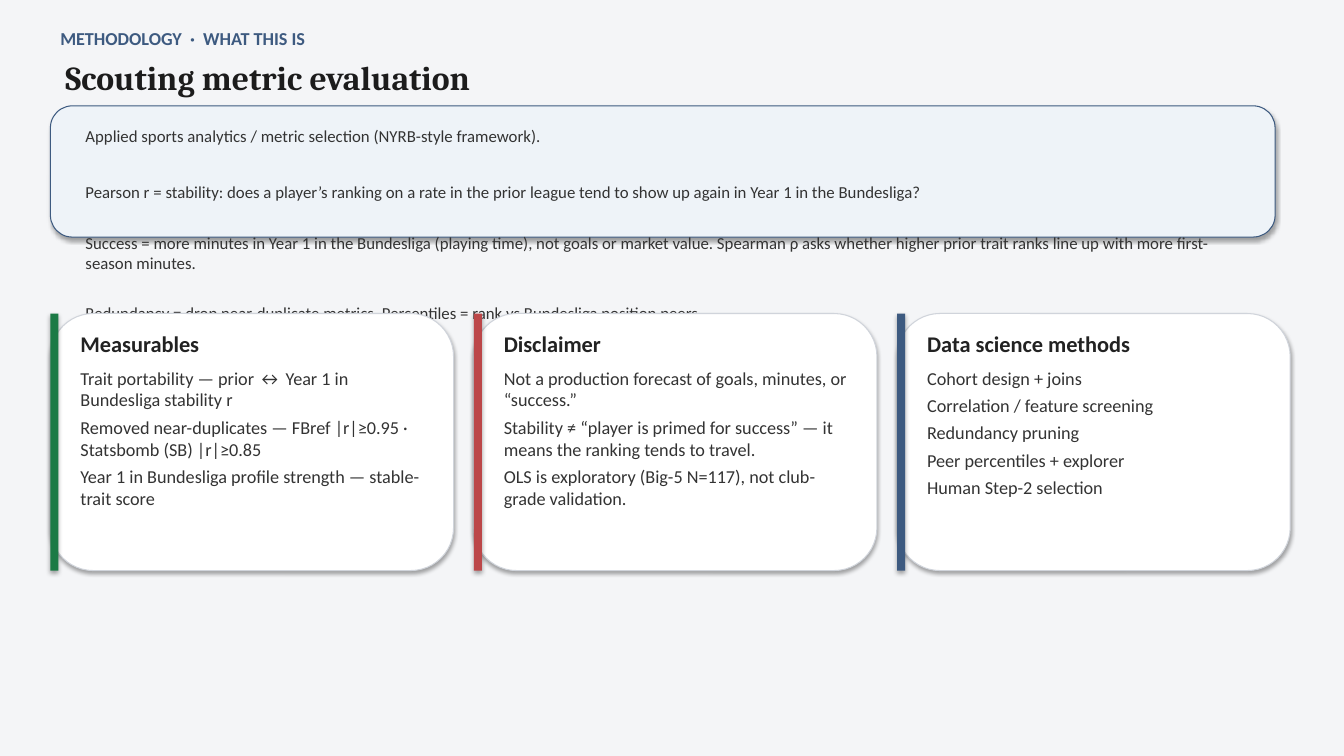
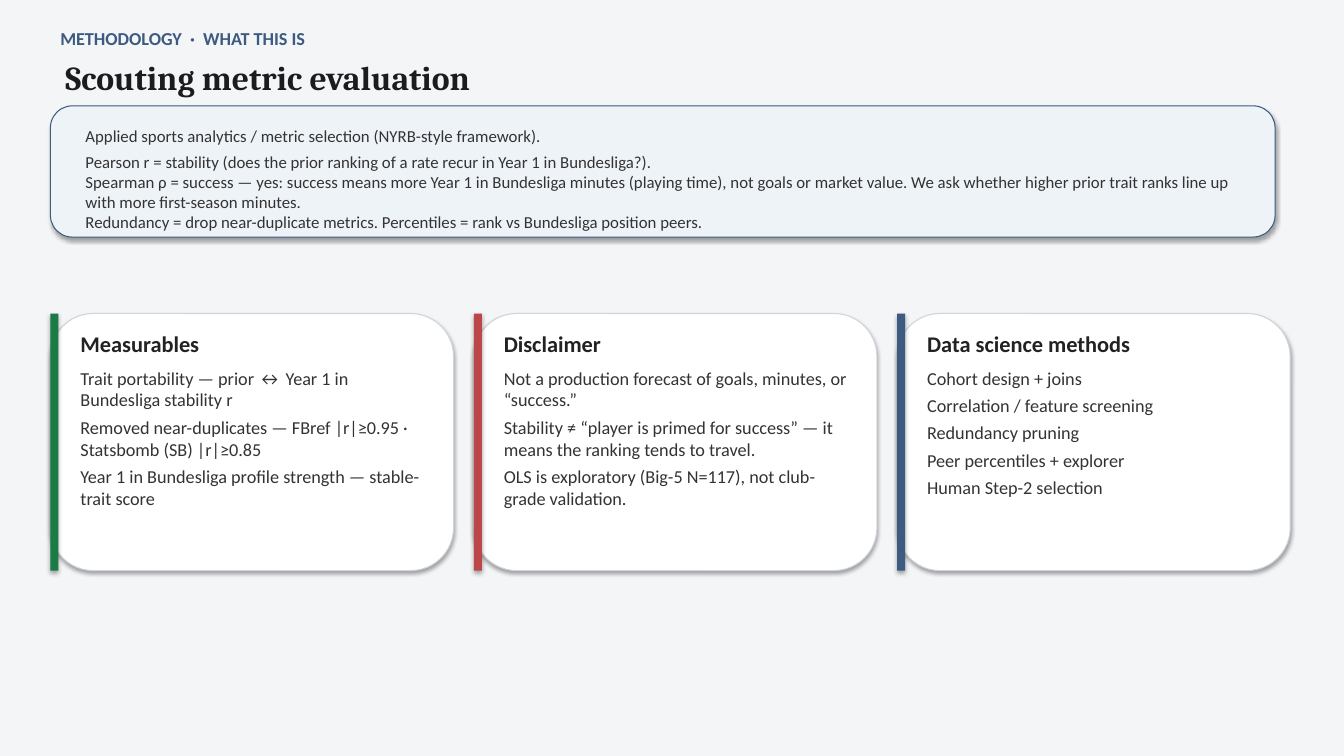
Before and after one commit to colbymorris08/bundesliga-transfer-traits, a slide deck: slide 4 of bundesliga_transfer_traits.pptx. Drawn at 1344x756 pixels with LibreOffice and Linux fonts; fonts in the diff are those of the drawing. Boxes give left, top, right and bottom in pixels: in the first picture for what was removed or moved away, otherwise in the second. Text is boxed around its words. In the diff, an @@ line names an element or a change of style, - is before the commit and + after.

```diff
--- a/bundesliga_transfer_traits.pptx
+++ b/bundesliga_transfer_traits.pptx
@@ text at (85,156,1229,208): text changed @@
-Pearson r = stability: does a player’s ranking on a rate in the prior league tend to show up again in Year 1 in the Bundesliga?
-Success = more minutes in Year 1 in the Bundesliga (playing time), not goals or market value. Spearman ρ asks whether higher prior trait ranks line up with more first-season minutes.
+Pearson r = stability (does the prior ranking of a rate recur in Year 1 in Bundesliga?).
+Spearman ρ = success — yes: success means more Year 1 in Bundesliga minutes (playing time), not goals or market value. We ask whether higher prior trait ranks line up with more first-season minutes.
```
Also in this commit, not shown: 13 other slides changed.
